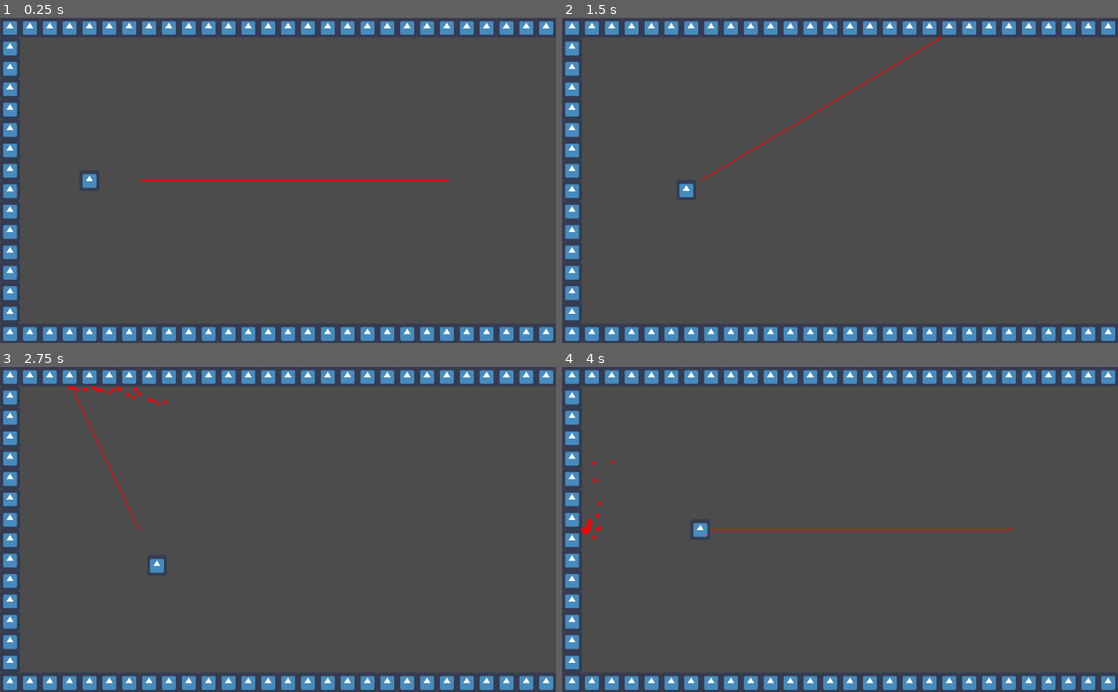
Above: before the commit, frames 1-4 (two rows, left to right).
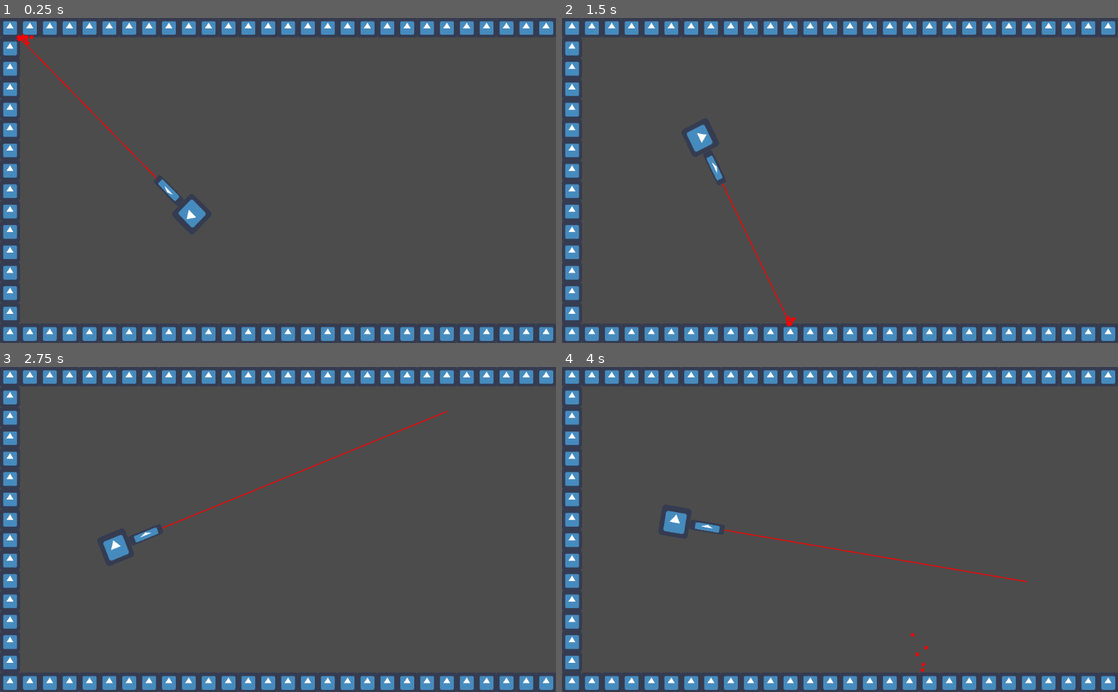
Above: after the commit, the same moments.

Repository: mateoox600/LaserFighter
Game: Godot game, scene res://Game.tscn
Two runs of this game, one before a commit and one after it. Both use one fixed random seed, a clock stepped at 60 frames per second and the inputs below. The engine's default icon, where the game draws it, is replaced by a stand-in: a white triangle on a blue panel in a dark square.
Inputs (mouse positions are in pixels of both pictures, inside the frame that each line leads up to):
- Up to frame 1 (0.25 s): no input
- Up to frame 2 (1.5 s): move the mouse to (962, 164) at 0.52 s; hold D (right) 0.53-1.28 s; move the mouse to (728, 196) at 1.27 s; hold S (down) from 1.28 s (still down)
- Up to frame 3 (2.75 s): move the mouse to (333, 458) at 2.02 s; release S (down) at 2.03 s; hold D (right) from 2.03 s (still down)
- Up to frame 4 (4 s): move the mouse to (812, 594) at 2.77 s; release D (right) at 2.78 s; hold Z (up) 2.78-3.53 s; move the mouse to (1006, 578) at 3.52 s; hold Q (left) from 3.53 s (still down)

The runs differ from the first frame. In frame 1, 0.9% of the frame differs, in the area x 2-81%, y 4-65%; in frame 2, 0.8%; in frame 3, 1.0%; in frame 4, 1.0%, in the area x 3-84%, y 28-94%.

Commit message:
changing player mechanic

Diff:
--- a/Game.gd
+++ b/Game.gd
@@ -12,7 +12,7 @@
 	#var right = Input.is_action_pressed("right")
 	#var left = Input.is_action_pressed("left")
 	#$Laser.laser_rotation += (int(right)-int(left))*0.01
-	$Laser.laser_rotation = $Laser.position.angle_to_point($Player.position)
+	#$Player/Laser.laser_rotation = $Player/Laser.position.angle_to_point($Player.position)
 
 
 func spawn_wall():
@@ -26,12 +26,12 @@
 		wall.sprite = load("res://icon.png")
 		wall.global_position = Vector2(3900, y_spawn)
 		wall.scale = Vector2(0.5, 0.5)
-		$Laser.connect("hit", wall, "hit")
+		$Player/Laser.connect("hit", wall, "hit")
 		get_tree().get_root().add_child(wall)
 		is_spawning = false
 
 
 func _on_Area2D_body_entered(body):
-	if body is KinematicBody2D and body.get_filename() == platform.get_path():
+	if body is KinematicBody2D and body.get_filename() == platform.get_path() and $Player.health > 0:
 		$Player.damage(5)
 		body.queue_free()
--- a/Game.tscn
+++ b/Game.tscn
@@ -1,9 +1,8 @@
-[gd_scene load_steps=8 format=2]
+[gd_scene load_steps=7 format=2]
 
 [ext_resource path="res://icon.png" type="Texture" id=1]
 [ext_resource path="res://Game.gd" type="Script" id=2]
 [ext_resource path="res://player/Player.tscn" type="PackedScene" id=3]
-[ext_resource path="res://laser/Laser.tscn" type="PackedScene" id=5]
 
 [sub_resource type="ConvexPolygonShape2D" id=1]
 points = PoolVector2Array( 0, 0, 64, 0, 64, 64, 0, 64 )
@@ -27,13 +26,10 @@
 0/z_index = 0
 
 [sub_resource type="RectangleShape2D" id=3]
-extents = Vector2( 32, 512 )
+extents = Vector2( 4, 512 )
 
 [node name="Game" type="Node2D"]
 script = ExtResource( 2 )
-
-[node name="Laser" parent="." instance=ExtResource( 5 )]
-position = Vector2( 448, 512 )
 
 [node name="TileMap" type="TileMap" parent="."]
 tile_set = SubResource( 2 )
@@ -41,11 +37,7 @@
 tile_data = PoolIntArray( 0, 0, 0, 1, 0, 0, 2, 0, 0, 3, 0, 0, 4, 0, 0, 5, 0, 0, 6, 0, 0, 7, 0, 0, 8, 0, 0, 9, 0, 0, 10, …(1775 unchanged characters)…
 
 [node name="Player" parent="." instance=ExtResource( 3 )]
-position = Vector2( 288, 512 )
-scale = Vector2( 0.5, 0.5 )
-texture = ExtResource( 1 )
-speed = 150
-is_currect_camera = false
+position = Vector2( 512, 512 )
 
 [node name="DamageArea" type="Area2D" parent="."]
 position = Vector2( 64, 512 )
--- a/laser/Laser.gd
+++ b/laser/Laser.gd
@@ -3,10 +3,11 @@
 onready var line:Line2D = $Line2D
 onready var particles:Particles2D = $Particles2D
 
-export var laser_rotation:float = 0
 export var laser_color:Color = Color.red
 export var enable:bool = true
 export var damage:float = 0.5;
+
+var laser_rotation:float = 0
 
 signal hit(result, laser)
 
@@ -17,7 +18,7 @@
 	line.clear_points()
 	if enable:
 		var to:Vector2 = Vector2(1000, 0).rotated(laser_rotation)+global_position
-		var result:Dictionary = get_world_2d().direct_space_state.intersect_ray(global_position, to, [get_parent().get_node("Player")])
+		var result:Dictionary = get_world_2d().direct_space_state.intersect_ray(global_position, to, [get_parent()])
 		if result:
 			emit_signal("hit", result, $".")
 			to = result.position
@@ -27,4 +28,4 @@
 		else:
 			particles.emitting = false
 		line.add_point(Vector2(0, 0))
-		line.add_point(to-position)
+		line.add_point(to-global_position)
--- a/player/Player.gd
+++ b/player/Player.gd
@@ -5,29 +5,16 @@
 onready var camera = $Camera2D
 
 export var health:float = 250.00
-export var texture:Texture = null
-export var speed:int = 200
-export var is_currect_camera:bool = true
 
 func _ready():
-	camera.current = is_currect_camera
-	sprite.texture = texture
-	collider.shape.set_extents(Vector2(float(texture.get_width()), float(texture.get_height())))
+	pass
 
 func _physics_process(delta):
-	if camera.current != is_currect_camera:
-		camera.current = is_currect_camera
-	if sprite.texture != texture:
-		sprite.texture = texture
-		collider.shape.set_extents(Vector2(float(texture.get_width()), float(texture.get_height())))
-
-	var dir = Vector2(int(Input.is_action_pressed("right"))-int(Input.is_action_pressed("left")),
-	int(Input.is_action_pressed("down"))-int(Input.is_action_pressed("up"))).normalized()*speed
-
-	move_and_slide(dir)
+	var rot = get_global_mouse_position().angle_to_point(position)
+	$Laser.laser_rotation = rot
+	$RotationHelper.rotation = rot
 
 func damage(hit_damage:int):
+	health-= hit_damage
 	if health <= 0:
 		queue_free()
-	else:
-		health-= hit_damage
--- a/player/Player.tscn
+++ b/player/Player.tscn
@@ -1,18 +1,33 @@
-[gd_scene load_steps=3 format=2]
+[gd_scene load_steps=5 format=2]
 
 [ext_resource path="res://player/Player.gd" type="Script" id=1]
+[ext_resource path="res://laser/Laser.tscn" type="PackedScene" id=2]
+[ext_resource path="res://icon.png" type="Texture" id=3]
 
 [sub_resource type="RectangleShape2D" id=1]
-extents = Vector2( 0, 0 )
+extents = Vector2( 100, 48 )
 
 [node name="Player" type="KinematicBody2D"]
 script = ExtResource( 1 )
 
-[node name="CollisionShape2D" type="CollisionShape2D" parent="."]
-shape = SubResource( 1 )
-
-[node name="Sprite" type="Sprite" parent="."]
-scale = Vector2( 2, 2 )
-
 [node name="Camera2D" type="Camera2D" parent="."]
 zoom = Vector2( 1.5, 1.5 )
+
+[node name="Laser" parent="." instance=ExtResource( 2 )]
+
+[node name="CollisionShape2D" type="CollisionShape2D" parent="."]
+position = Vector2( -98, 0 )
+shape = SubResource( 1 )
+disabled = true
+
+[node name="RotationHelper" type="Node2D" parent="."]
+
+[node name="Player" type="Sprite" parent="RotationHelper"]
+position = Vector2( -150, 0 )
+scale = Vector2( 1.5, 1.5 )
+texture = ExtResource( 3 )
+
+[node name="Laser" type="Sprite" parent="RotationHelper"]
+position = Vector2( -45, 0 )
+scale = Vector2( 1.75, 0.5 )
+texture = ExtResource( 3 )
